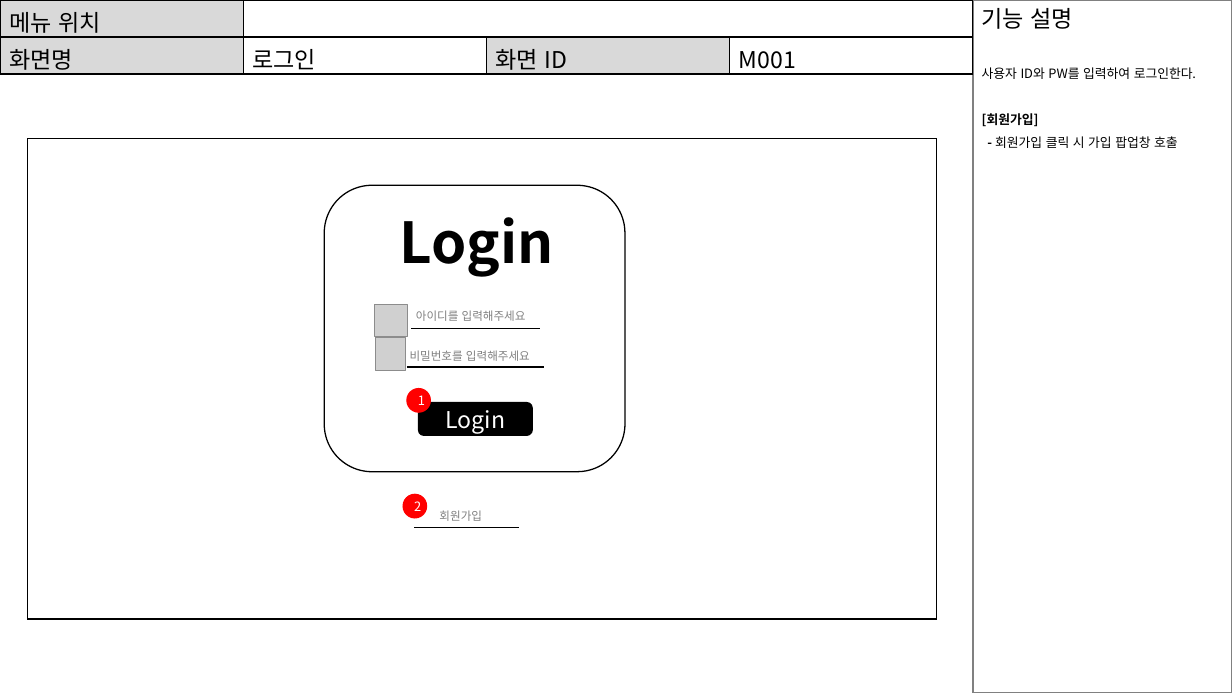
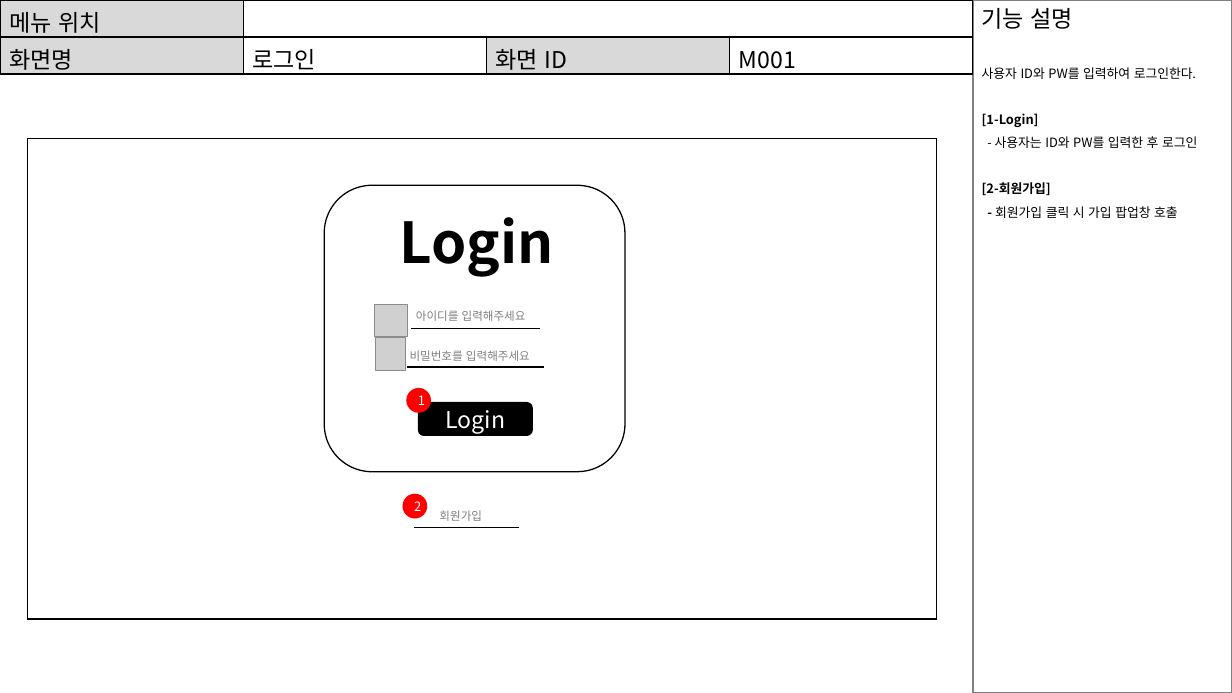
Before and after one commit to ckdals6932/ISSUE-PROJECT, a slide deck: slide 5 of src/main/webapp/document/화면설계서.pptx (slide 3 before the commit). Drawn at 1232x693 pixels with LibreOffice and Linux fonts; fonts in the diff are those of the drawing; grey boxes stand for pictures. Boxes give left, top, right and bottom in pixels: in the first picture for what was removed or moved away, otherwise in the second. Text is boxed around its words. In the diff, an @@ line names an element or a change of style, - is before the commit and + after.

```diff
--- a/src/main/webapp/document/화면설계서.pptx
+++ b/src/main/webapp/document/화면설계서.pptx
@@ text at box(982, 113, 1197, 196): text changed; bold off @@
-[회원가입]
+[1-Login]
+- 사용자는 ID와 PW를 입력한 후 로그인
+[2-회원가입]
```
Also in this commit, not shown: 5 other slides changed, 3 slides added, 1 other file.
